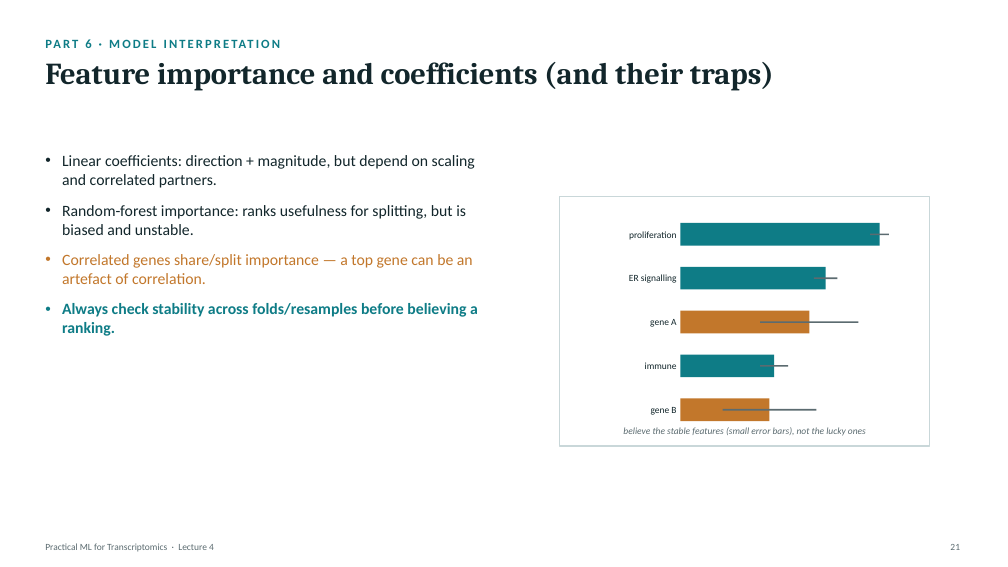
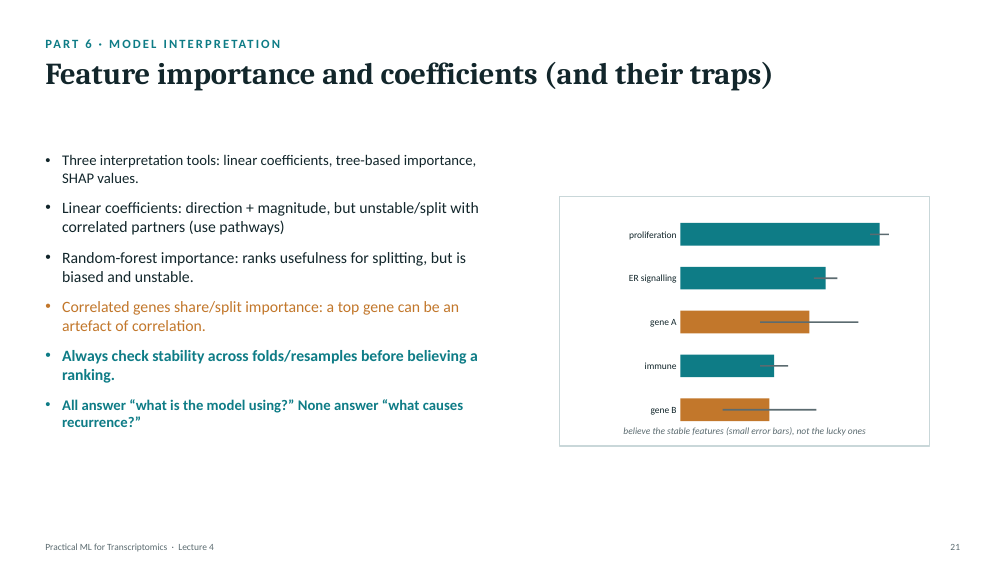
Before and after one commit to zhanyinx/ml26, a slide deck: slide 20 of lessons/lesson04_model_validation/theory/slides/Lecture4 - Model Improvement, Validation, and Interpretation.pptx (slide 21 before the commit). Drawn at 1008x567 pixels with LibreOffice and Linux fonts; fonts in the diff are those of the drawing. Boxes give left, top, right and bottom in pixels: in the first picture for what was removed or moved away, otherwise in the second. Text is boxed around its words. In the diff, an @@ line names an element or a change of style, - is before the commit and + after.

```diff
--- a/lessons/lesson04_model_validation/theory/slides/Lecture4 - Model Improvement, Validation, and Interpretation.pptx
+++ b/lessons/lesson04_model_validation/theory/slides/Lecture4 - Model Improvement, Validation, and Interpretation.pptx
@@ text at <box>62,154,478,235</box>: text changed @@
-• Linear coefficients: direction + magnitude, but depend on scaling and correlated partners.
+• Three interpretation tools: linear coefficients, tree-based importance, SHAP values.
+• Linear coefficients: direction + magnitude, but unstable/split with correlated partners (use pathways)
@@ text at <box>62,301,459,331</box>: text changed @@
-• Correlated genes share/split importance — a top gene can be an artefact of correlation.
+• Correlated genes share/split importance: a top gene can be an artefact of correlation.
@@ text at <box>62,399,463,427</box>: paragraph added @@
+• All answer “what is the model using?” None answer “what causes recurrence?”
```
Also in this commit, not shown: 18 other slides changed, 4 slides added, 4 slides removed.
